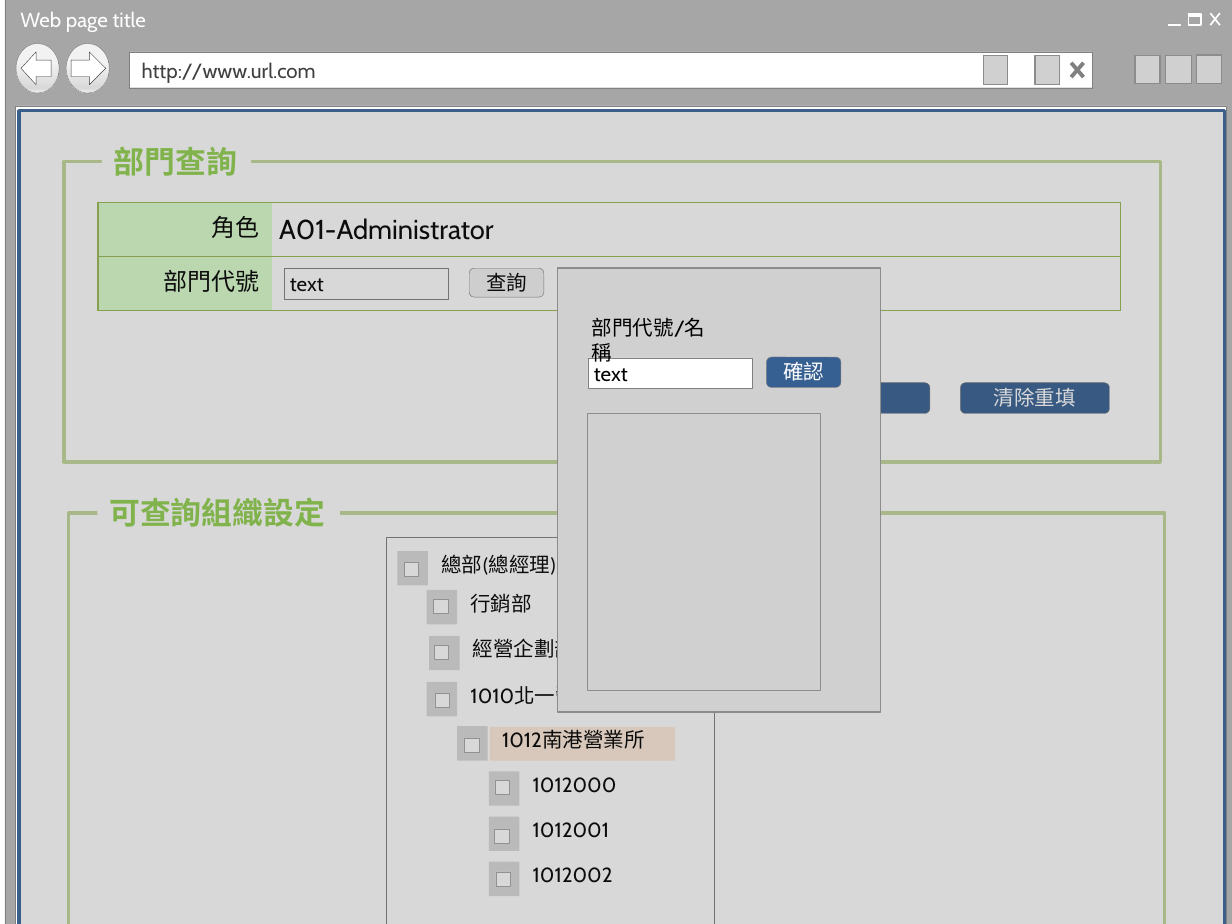
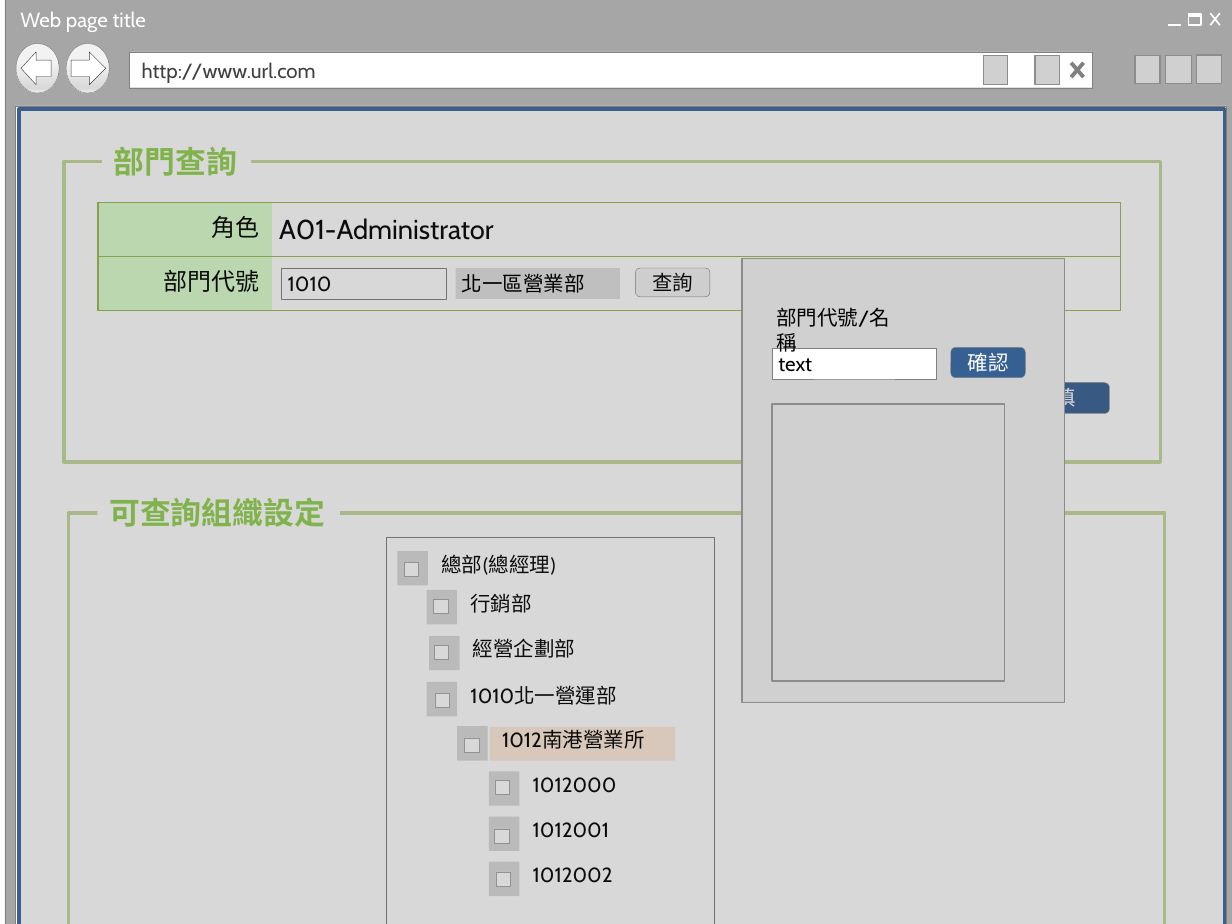
Before and after one commit to OldtreeChen/Suda3g, a slide deck: slide 23 of UI/UI 操作_0927.pptx. Drawn at 1232x924 pixels with LibreOffice and Linux fonts; fonts in the diff are those of the drawing; grey boxes stand for pictures; background and template pictures are left out. Boxes give left, top, right and bottom in pixels: in the first picture for what was removed or moved away, otherwise in the second. Text is boxed around its words. In the diff, an @@ line names an element or a change of style, - is before the commit and + after.

```diff
--- a/UI/UI 操作_0927.pptx
+++ b/UI/UI 操作_0927.pptx
@@ table at (x1=99, y1=203, x2=1121, y2=312) @@
-row 2, column 2: Root
+row 2, column 2: 
@@ rectangle added at (x1=456, y1=269, x2=620, y2=299), fill #BFBFBF, 12 pt, text #000000 @@
+北一區營業部
@@ rounded rectangle "查詢" moved from (x1=469, y1=269, x2=545, y2=297) to (x1=636, y1=269, x2=711, y2=297) @@
@@ text in rectangle at (x1=288, y1=276, x2=332, y2=292): text changed @@
-text
+1010
@@ 2 pictures, 1 rounded rectangle, 1 rectangle, 1 text moved together from (x1=558, y1=269, x2=881, y2=713) to (x1=742, y1=259, x2=1064, y2=703) @@
@@ rounded rectangle removed at (x1=781, y1=383, x2=930, y2=414) @@
-確認
```
Also in this commit, not shown: 3 other slides changed, 2 other files.
